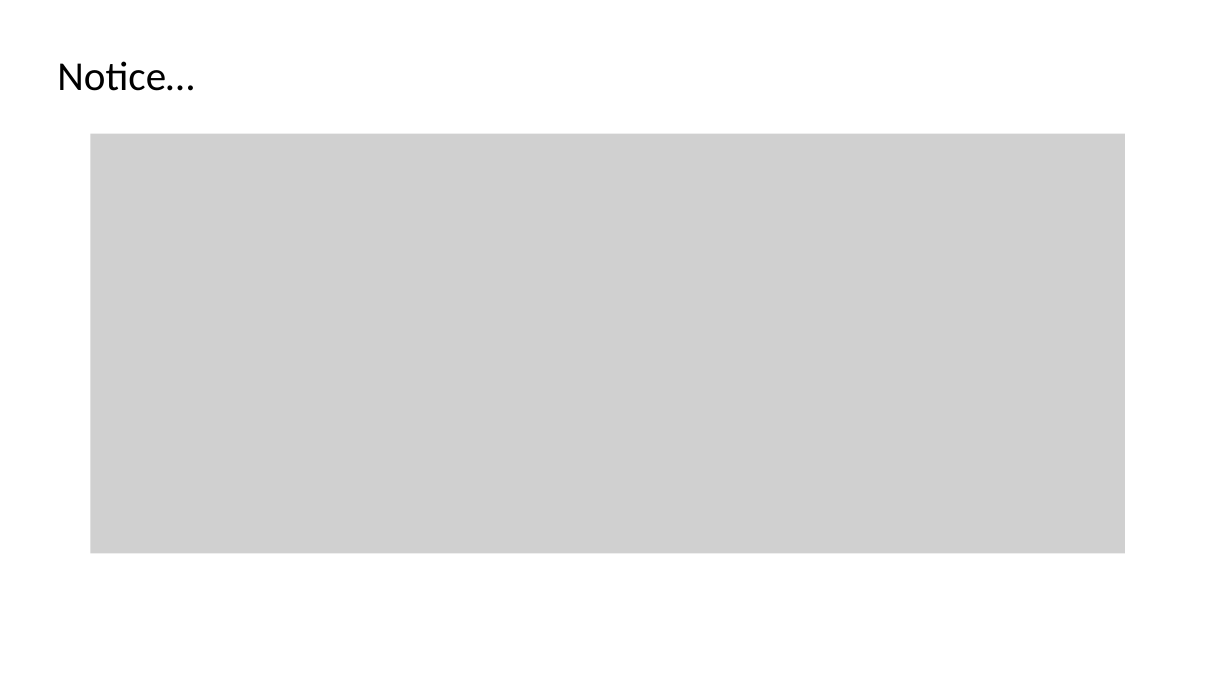
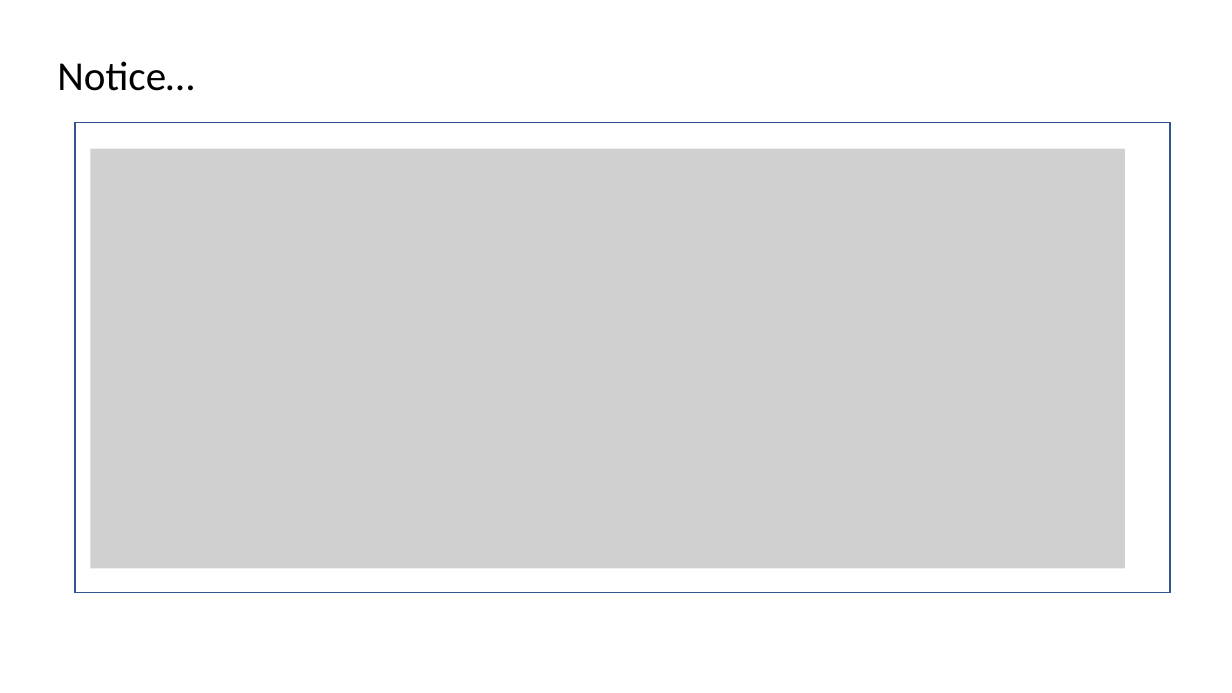
Before and after one commit to Saul-Youssef/coda, a slide deck: slide 18 of doc/talk/coda.pptx (slide 12 before the commit). Drawn at 1232x693 pixels with LibreOffice and Linux fonts; fonts in the diff are those of the drawing; grey boxes stand for pictures. Boxes give left, top, right and bottom in pixels: in the first picture for what was removed or moved away, otherwise in the second. Text is boxed around its words. In the diff, an @@ line names an element or a change of style, - is before the commit and + after.

```diff
--- a/doc/talk/coda.pptx
+++ b/doc/talk/coda.pptx
@@ rectangle added at (75, 122, 1170, 592), outline #325491 1 pt @@
@@ picture: place and size @@
-picture at (91, 134, 1126, 554)
+picture at (91, 149, 1126, 568)
```
Also in this commit, not shown: 12 other slides changed, 20 slides added, 3 slides removed, 11 other files.
